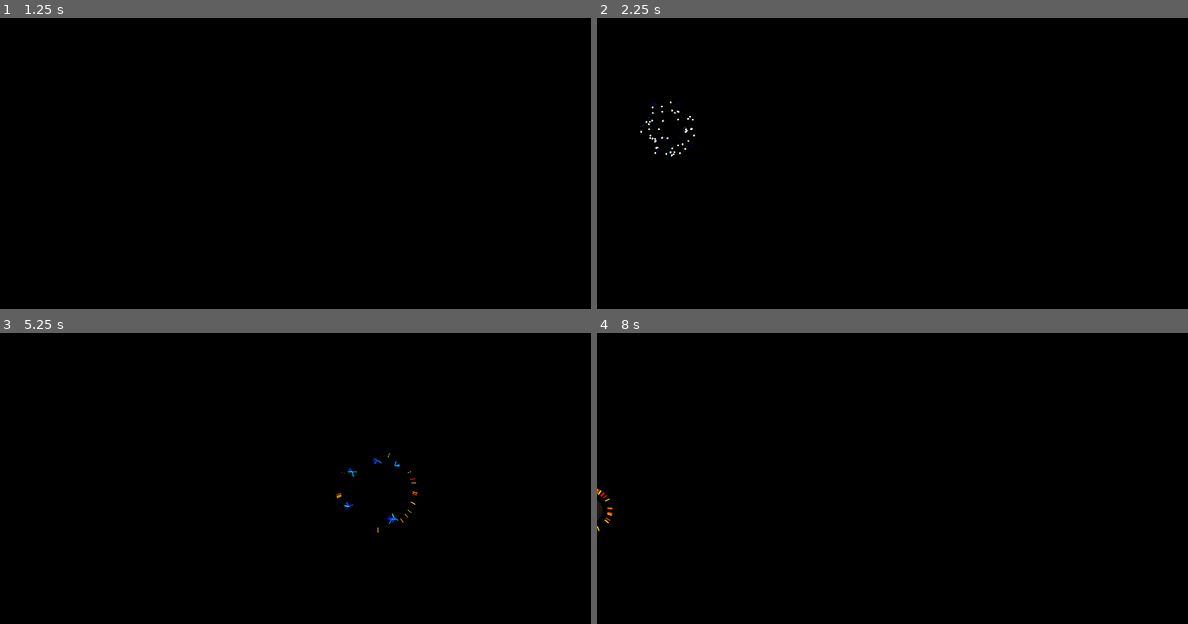
Above: before the commit, frames 1-4 (two rows, left to right).
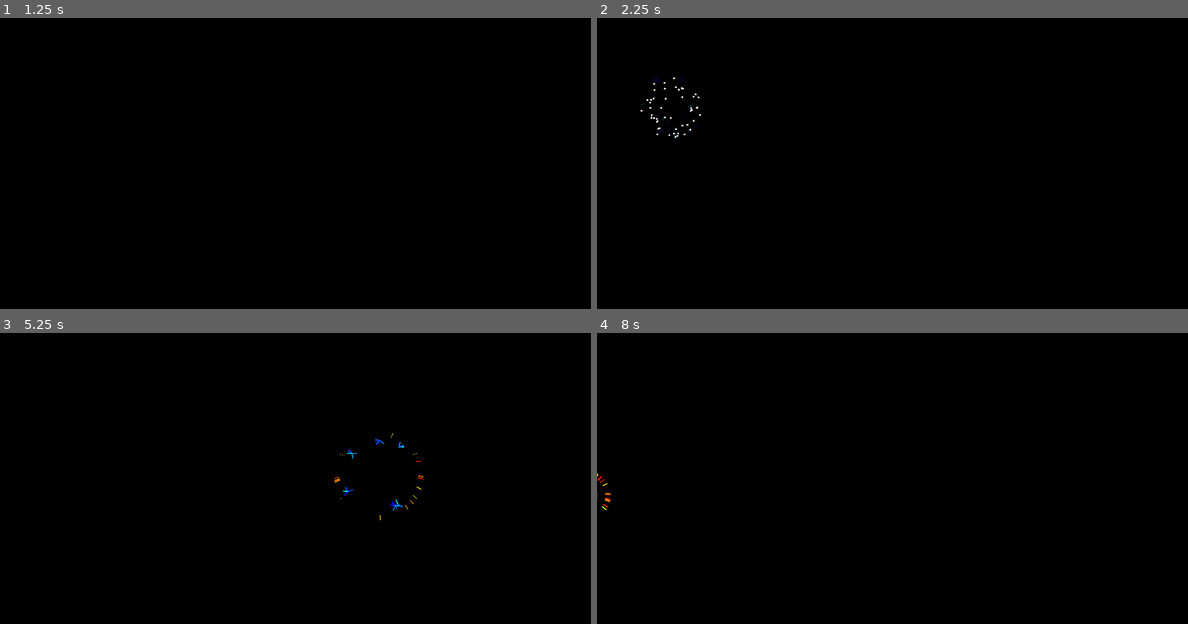
Above: after the commit, the same moments.

Repository: SomegitMissing/EmmaPaitings
Game: Godot game, scene res://canvas.tscn
Two runs of this game, one before a commit and one after it. Both use one fixed random seed, a clock stepped at 60 frames per second and the inputs below. The project has no main scene, so this scene is started directly.
Inputs:
- Up to frame 1 (1.25 s): tap Enter at 0.5 s
- Up to frame 2 (2.25 s): tap Space at 1.25 s; tap Enter at 2 s
- Up to frame 3 (5.25 s): tap Space at 3.5 s; tap Enter at 4.25 s
- Up to frame 4 (8 s): tap Space at 5.75 s

Frame 1 is identical in both runs. In frame 2, 0.3% of the frame differs, in the area x 7-18%, y 20-48%; in frame 3, 0.3%, in the area x 56-72%, y 34-69%; in frame 4, 0.2%.

Commit message:
✨Scalable

Diff:
--- a/canvas.gd
+++ b/canvas.gd
@@ -19,6 +19,8 @@
 	);
 	exp_audio = _exp_audio;
 	exp_mini_audio = _exp_mini_audio;
+
+	position = get_viewport_rect().size / 2;
 
 func _process(_delta: float) -> void:
 	frame_count = Engine.get_process_frames();
--- a/p5_noise.gd
+++ b/p5_noise.gd
@@ -16,8 +16,9 @@
 
 static func noise(x: float, y: float = 0, z: float = 0) -> float:
 	if perlin.size() == 0:
-		perlin.resize(PERLIN_SIZE + 1);
-		for i in PERLIN_SIZE + 1:
+		const PERLIN_TRUE_SIZE = PERLIN_SIZE + 1;
+		perlin.resize(PERLIN_TRUE_SIZE);
+		for i in PERLIN_TRUE_SIZE:
 			perlin[i] = randf();
 
 	x = abs(x);
--- a/trajectory.gd
+++ b/trajectory.gd
@@ -3,7 +3,7 @@
 
 var delta_pos: Vector2;
 var direction: float = 0;
-const step_magnitude: float = 1080 - 200;
+var step_magnitude: float;
 var line_color: Color = Color.WHITE;
 var generation: int = 0;
 var near: float = 1;
@@ -21,6 +21,8 @@
 func _ready() -> void:
 	parent = get_parent();
 	delta_pos = position;
+	var viewport_size = get_viewport_rect().size;
+	step_magnitude = viewport_size.y - viewport_size.y * 0.1;
 
 	timer = Timer.new();
 	timer.autostart = false;
